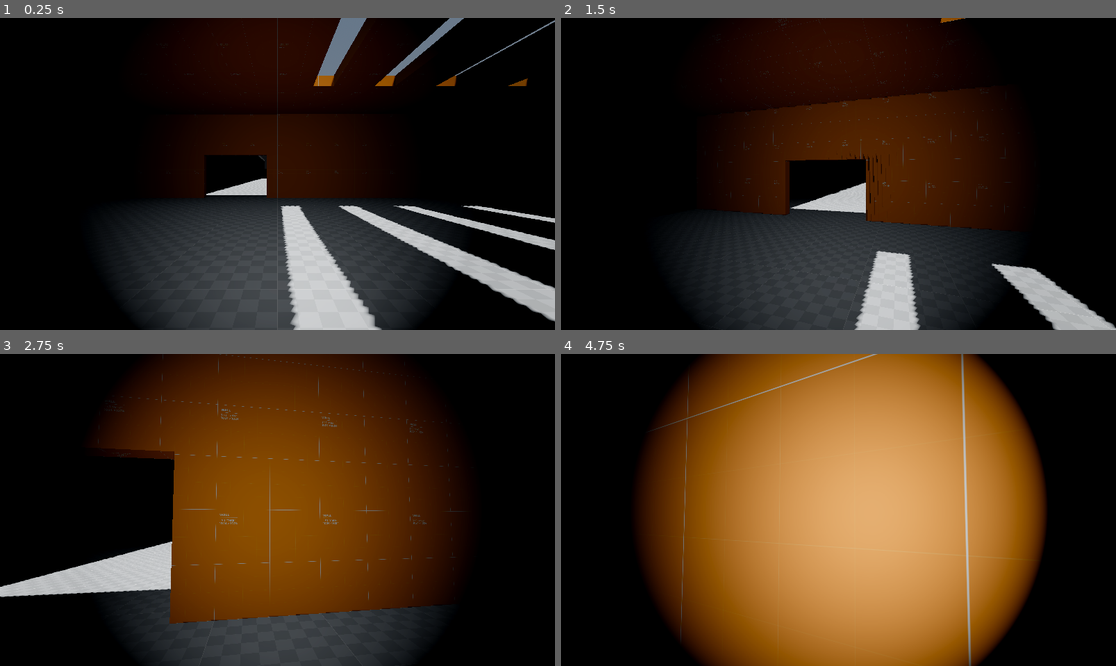
Above: before the commit, frames 1-4 (two rows, left to right).
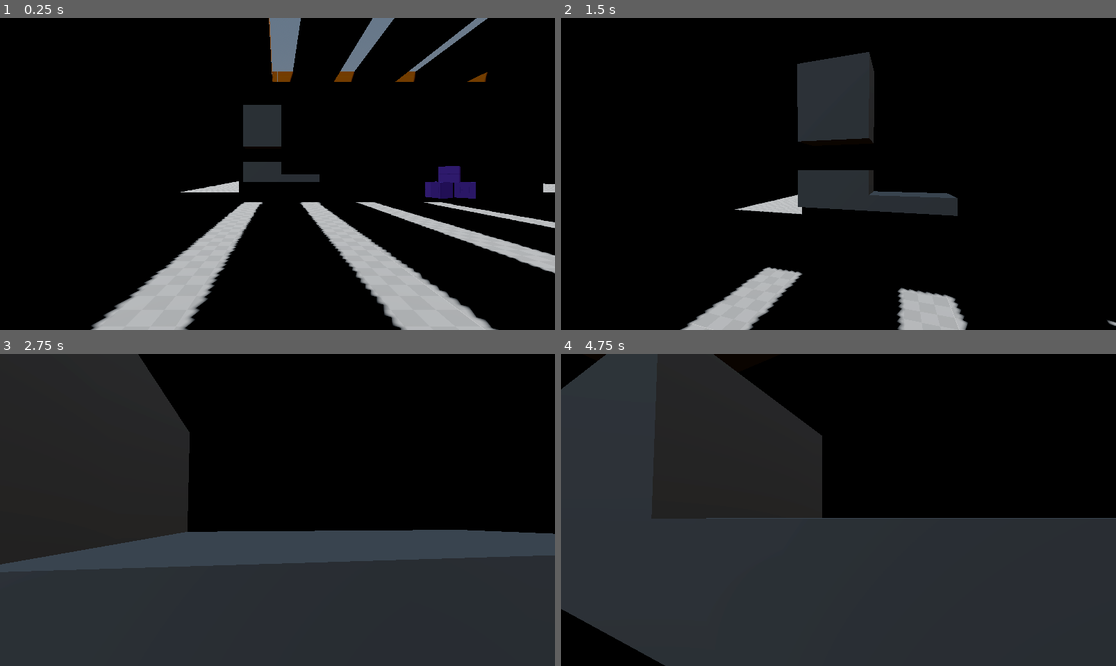
Above: after the commit, the same moments.

Repository: kaime-welsh/trash-masters
Game: Godot game, scene res://maps/tm_sandbox.tscn
Two runs of this game, one before a commit and one after it. Both use one fixed random seed, a clock stepped at 60 frames per second and the inputs below. The project has no main scene, so this scene is started directly.
Inputs (mouse positions are in pixels of both pictures, inside the frame that each line leads up to):
- Up to frame 1 (0.25 s): no input
- Up to frame 2 (1.5 s): tap Enter at 0.5 s; move the mouse to (866, 174) at 0.52 s; hold Shift (sprint, bound only after the commit) 0.53-1.28 s; hold W (move_forward) from 0.53 s (still down); tap Ctrl (crouch, bound only after the commit) at 0.6 s; click (866, 174) at 0.67 s; tap Space (jump) at 0.77, 1.07 s; move the mouse to (810, 174) at 1.27 s; tap Shift (sprint, bound only after the commit) at 1.35 s
- Up to frame 3 (2.75 s): keep holding W (move_forward); tap Space (jump) at 1.52, 1.55, 1.82 s; move the mouse to (288, 503) at 2.02 s; hold Space (jump) from 2.03 s (still down); tap Ctrl (crouch, bound only after the commit) at 2.3 s
- Up to frame 4 (4.75 s): keep holding W (move_forward); move the mouse to (832, 516) at 2.77 s; release Space (jump) at 2.78 s; tap Ctrl (crouch, bound only after the commit) at 2.85, 4.35 s; click (832, 516) at 2.92 s; tap Space (jump) at 3.02, 3.32, 3.77, 3.8, 4.07, 4.52 s; tap Shift (sprint, bound only after the commit) at 3.05 s; move the mouse to (877, 513) at 3.52 s; hold Shift (sprint, bound only after the commit) 3.53-4.28 s; move the mouse to (794, 506) at 4.27 s

The runs differ from the first frame. In frame 1, 45% of the frame differs, in the area x 16-100%, y 0-100%; in frame 2, 48%; in frame 3, 80%; in frame 4, 89%, in the area x 0-100%, y 0-100%.

Commit message:
Player movement finished. - Sprinting and crouching - Cleaned up input gathering - Added README. (Yes, it's AI generated. No, I'm not keeping it. I just   needed something quick to get my thoughts down, I'll rewrite it   later.)

Diff:
--- a/maps/tm_sandbox.tscn
+++ b/maps/tm_sandbox.tscn
@@ -6,6 +6,7 @@
 [ext_resource type="Texture2D" uid="uid://dtxpnk7e0xw1n" path="res://assets/textures/kenny_prototype/Orange/texture_01.png" id="3_eh14g"]
 [ext_resource type="Texture2D" uid="uid://v58i3nhoy7rl" path="res://assets/textures/kenny_prototype/Dark/texture_01.png" id="4_eh14g"]
 [ext_resource type="Texture2D" uid="uid://d1puymfjpa81l" path="res://assets/textures/kenny_prototype/Dark/texture_08.png" id="4_sjpsp"]
+[ext_resource type="Texture2D" uid="uid://cen8ofvbibauq" path="res://assets/textures/kenny_prototype/Purple/texture_10.png" id="7_sjpsp"]
 
 [sub_resource type="ProceduralSkyMaterial" id="ProceduralSkyMaterial_kxtt2"]
 
@@ -119,6 +120,17 @@
 [sub_resource type="ConcavePolygonShape3D" id="ConcavePolygonShape3D_kxtt2"]
 data = PackedVector3Array(-60.5, -0.5, 128.5, -59.5, 36.5, 128.5, -59.5, -0.5, 128.5, -59.5, 36.5, -39.5, -60, 36.5, -4 …(4496 unchanged characters)…
 
+[sub_resource type="ConvexPolygonShape3D" id="ConvexPolygonShape3D_sjpsp"]
+points = PackedVector3Array(0.5, 0.5, 0.5, 0.5, 0.5, -0.5, -0.5, 0.5, 0.5, 0.5, -0.5, 0.5, 0.5, -0.5, -0.5, -0.5, 0.5, -0.5, -0.5, -0.5, 0.5, -0.5, -0.5, -0.5)
+
+[sub_resource type="StandardMaterial3D" id="StandardMaterial3D_st8sb"]
+albedo_texture = ExtResource("7_sjpsp")
+uv1_scale = Vector3(0.5, 0.5, 0.5)
+uv1_triplanar = true
+uv1_world_triplanar = true
+
+[sub_resource type="BoxMesh" id="BoxMesh_nkcwq"]
+
 [node name="tm_sandbox" type="Node3D"]
 
 [node name="WorldEnvironment" type="WorldEnvironment" parent="."]
@@ -172,5 +184,54 @@
 [node name="CollisionShape3D" type="CollisionShape3D" parent="Geometry/OuterWalls/StaticBody3D"]
 shape = SubResource("ConcavePolygonShape3D_kxtt2")
 
+[node name="CSGBox3D" type="CSGBox3D" parent="Geometry"]
+transform = Transform3D(1, 0, 0, 0, 1, 0, 0, 0, 1, -34, 3.3, 90.3)
+use_collision = true
+size = Vector3(5, 2.6, 2.6)
+
+[node name="CSGBox3D3" type="CSGBox3D" parent="Geometry"]
+transform = Transform3D(1, 0, 0, 0, 1, 0, 0, 0, 1, -29, 2.5, 90.3)
+use_collision = true
+size = Vector3(5, 1, 2.6)
+
+[node name="CSGBox3D2" type="CSGBox3D" parent="Geometry"]
+transform = Transform3D(1, 0, 0, 0, 1, 0, 0, 0, 1, -34, 9.3, 90.3)
+use_collision = true
+size = Vector3(5, 5.4, 2.6)
+
 [node name="PlayerCharacter" parent="." instance=ExtResource("1_kxtt2")]
-transform = Transform3D(1, 0, 0, 0, 1, 0, 0, 0, 1, -20, 1, 41)
+transform = Transform3D(1, 0, 0, 0, 1, 0, 0, 0, 1, -18, 1, 41)
+crouch_height = 0.95
+
+[node name="Boxen" type="RigidBody3D" parent="."]
+transform = Transform3D(0.707107, 0, 0.707107, 0, 1, 0, -0.707107, 0, 0.707107, -6, 0.6, 28)
+
+[node name="CollisionShape3D" type="CollisionShape3D" parent="Boxen"]
+shape = SubResource("ConvexPolygonShape3D_sjpsp")
+
+[node name="MeshInstance3D" type="MeshInstance3D" parent="Boxen"]
+material_override = SubResource("StandardMaterial3D_st8sb")
+mesh = SubResource("BoxMesh_nkcwq")
+skeleton = NodePath("../..")
+
+[node name="Boxen2" type="RigidBody3D" parent="."]
+transform = Transform3D(0.965926, 0, 0.258819, 0, 1, 0, -0.258819, 0, 0.965926, -7.7, 0.6, 28)
+
+[node name="CollisionShape3D" type="CollisionShape3D" parent="Boxen2"]
+shape = SubResource("ConvexPolygonShape3D_sjpsp")
+
+[node name="MeshInstance3D" type="MeshInstance3D" parent="Boxen2"]
+material_override = SubResource("StandardMaterial3D_st8sb")
+mesh = SubResource("BoxMesh_nkcwq")
+skeleton = NodePath("../..")
+
+[node name="Boxen3" type="RigidBody3D" parent="."]
+transform = Transform3D(0.707107, 0, 0.707107, 0, 1, 0, -0.707107, 0, 0.707107, -7, 1.6, 28)
+
+[node name="CollisionShape3D" type="CollisionShape3D" parent="Boxen3"]
+shape = SubResource("ConvexPolygonShape3D_sjpsp")
+
+[node name="MeshInstance3D" type="MeshInstance3D" parent="Boxen3"]
+material_override = SubResource("StandardMaterial3D_st8sb")
+mesh = SubResource("BoxMesh_nkcwq")
+skeleton = NodePath("../..")
--- a/player/player_character.gd
+++ b/player/player_character.gd
@@ -1,11 +1,20 @@
 class_name PlayerCharacter
 extends CharacterBody3D
 
-const SPEED = 5.0
-const JUMP_VELOCITY = 4.5
+@onready var _camera: Camera3D = %Camera3D
 
-@onready var _camera: Camera3D = $Camera3D
+@export var walk_speed: float = 5.0
+@export var run_speed: float = 10.0
+@export var crouch_speed: float = 2.0
+@export var jump_power: float = 4.0
+@export var stand_height: float = 1.7
+@export var crouch_height: float = 0.8
 
+var is_crouching: bool = false
+var is_sprinting: bool = false
+
+var _current_speed: float = walk_speed
+var _input_dir: Vector2 = Vector2.ZERO
 
 func _ready() -> void:
 	Input.mouse_mode = Input.MOUSE_MODE_CAPTURED
@@ -30,25 +39,64 @@
 	if Input.is_mouse_button_pressed(MOUSE_BUTTON_LEFT):
 		Input.mouse_mode = Input.MOUSE_MODE_CAPTURED
 
+	# Handle jump.
+	if Input.is_action_pressed("jump") and is_on_floor():
+		velocity.y = jump_power
+
+	# Handle crouch
+	if Input.is_action_just_pressed("crouch"):
+		is_crouching = true
+	elif Input.is_action_just_released("crouch"):
+		is_crouching = false
+
+	# Handle sprint.
+	if Input.is_action_pressed("sprint"):
+		is_sprinting = true
+	elif Input.is_action_just_released("sprint"):
+		is_sprinting = false
+
+	# Get movement direction
+	_input_dir = Input.get_vector("move_left", "move_right", "move_forward", "move_backward")
+
 
 func _physics_process(delta: float) -> void:
 	# Add the gravity.
 	if not is_on_floor():
 		velocity += get_gravity() * delta
 
-	# Handle jump.
-	if Input.is_action_just_pressed("jump") and is_on_floor():
-		velocity.y = JUMP_VELOCITY
+	if is_crouching:
+		$CollisionShape3D.shape.height = crouch_height
+		$Mesh.mesh.height = crouch_height
+		_camera.position.y = (crouch_height / 2) - 0.2
+	elif not %CrouchCheck.is_colliding():
+		$CollisionShape3D.shape.height = stand_height
+		$Mesh.mesh.height = stand_height
+		_camera.position.y = (stand_height / 2) - 0.2
+
+	# Manage speed based on state
+	if is_on_floor():
+		_current_speed = walk_speed
+
+		if is_crouching:
+			_current_speed = crouch_speed
+		elif not is_crouching:
+			_current_speed = walk_speed
+
+			if is_sprinting:
+				_current_speed = run_speed
+
+		if %CrouchCheck.is_colliding():
+			_current_speed = crouch_speed
+
 
 	# Get the input direction and handle the movement/deceleration.
 	# As good practice, you should replace UI actions with custom gameplay actions.
-	var input_dir := Input.get_vector("move_left", "move_right", "move_forward", "move_backward")
-	var direction := (transform.basis * Vector3(input_dir.x, 0, input_dir.y)).normalized()
+	var direction := (transform.basis * Vector3(_input_dir.x, 0, _input_dir.y)).normalized()
 	if direction:
-		velocity.x = direction.x * SPEED
-		velocity.z = direction.z * SPEED
+		velocity.z = direction.z * _current_speed
+		velocity.x = direction.x * _current_speed
 	else:
-		velocity.x = move_toward(velocity.x, 0, SPEED)
-		velocity.z = move_toward(velocity.z, 0, SPEED)
+		velocity.x = move_toward(velocity.x, 0, _current_speed)
+		velocity.z = move_toward(velocity.z, 0, _current_speed)
 
 	move_and_slide()
--- a/player/player_character.tscn
+++ b/player/player_character.tscn
@@ -3,11 +3,18 @@
 [ext_resource type="Script" uid="uid://bxj8chtb30kec" path="res://player/player_character.gd" id="1_1v1wt"]
 
 [sub_resource type="CapsuleMesh" id="CapsuleMesh_1v1wt"]
+radius = 0.4
+height = 1.7
 
 [sub_resource type="CapsuleShape3D" id="CapsuleShape3D_kqu6x"]
+radius = 0.4
+height = 1.7
 
 [node name="PlayerCharacter" type="CharacterBody3D"]
 script = ExtResource("1_1v1wt")
+run_speed = 8.0
+jump_power = 4.5
+crouch_height = 1.0
 
 [node name="Mesh" type="MeshInstance3D" parent="."]
 mesh = SubResource("CapsuleMesh_1v1wt")
@@ -17,9 +24,9 @@
 shape = SubResource("CapsuleShape3D_kqu6x")
 
 [node name="Camera3D" type="Camera3D" parent="."]
-transform = Transform3D(1, 0, 0, 0, 1, 0, 0, 0, 1, 0, 0.7, 0)
+unique_name_in_owner = true
+transform = Transform3D(1, 0, 0, 0, 1, 0, 0, 0, 1, 0, 0.3, 0)
 
-[node name="Flashlight" type="SpotLight3D" parent="Camera3D"]
-shadow_enabled = true
-spot_range = 20.0
-spot_angle = 45.91
+[node name="CrouchCheck" type="RayCast3D" parent="."]
+unique_name_in_owner = true
+target_position = Vector3(0, 0.9, 0)
--- a/project.godot
+++ b/project.godot
@@ -46,3 +46,14 @@
 "events": [Object(InputEventKey,"resource_local_to_scene":false,"resource_name":"","device":-1,"window_id":0,"alt_press …(195 unchanged characters)…
 ]
 }
+sprint={
+"deadzone": 0.2,
+"events": [Object(InputEventKey,"resource_local_to_scene":false,"resource_name":"","device":-1,"window_id":0,"alt_pressed":false,"shift_pressed":false,"ctrl_pressed":false,"meta_pressed":false,"pressed":false,"keycode":0,"physical_keycode":4194325,"key_label":0,"unicode":0,"location":0,"echo":false,"script":null)
+]
+}
+crouch={
+"deadzone": 0.2,
+"events": [Object(InputEventKey,"resource_local_to_scene":false,"resource_name":"","device":-1,"window_id":0,"alt_pressed":false,"shift_pressed":false,"ctrl_pressed":false,"meta_pressed":false,"pressed":false,"keycode":0,"physical_keycode":4194326,"key_label":0,"unicode":0,"location":0,"echo":false,"script":null)
+, Object(InputEventKey,"resource_local_to_scene":false,"resource_name":"","device":-1,"window_id":0,"alt_pressed":false,"shift_pressed":false,"ctrl_pressed":false,"meta_pressed":false,"pressed":false,"keycode":0,"physical_keycode":67,"key_label":0,"unicode":99,"location":0,"echo":false,"script":null)
+]
+}
Not shown: 1 places in maps/tm_sandbox.tscn that only renumber resources
Not shown, added: README.md
